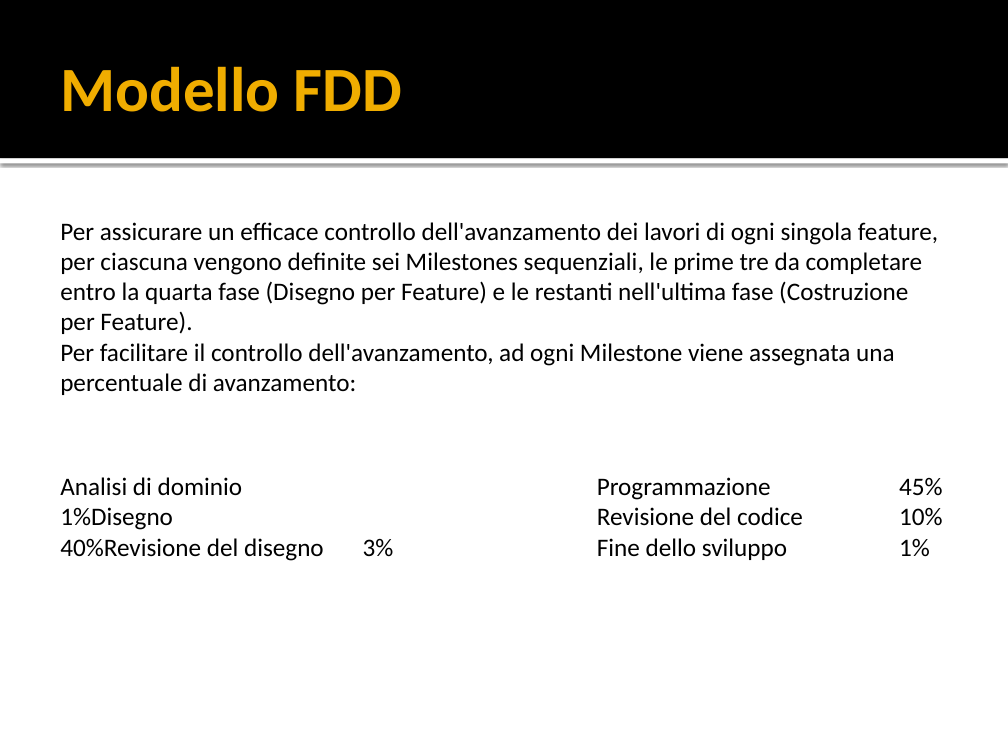
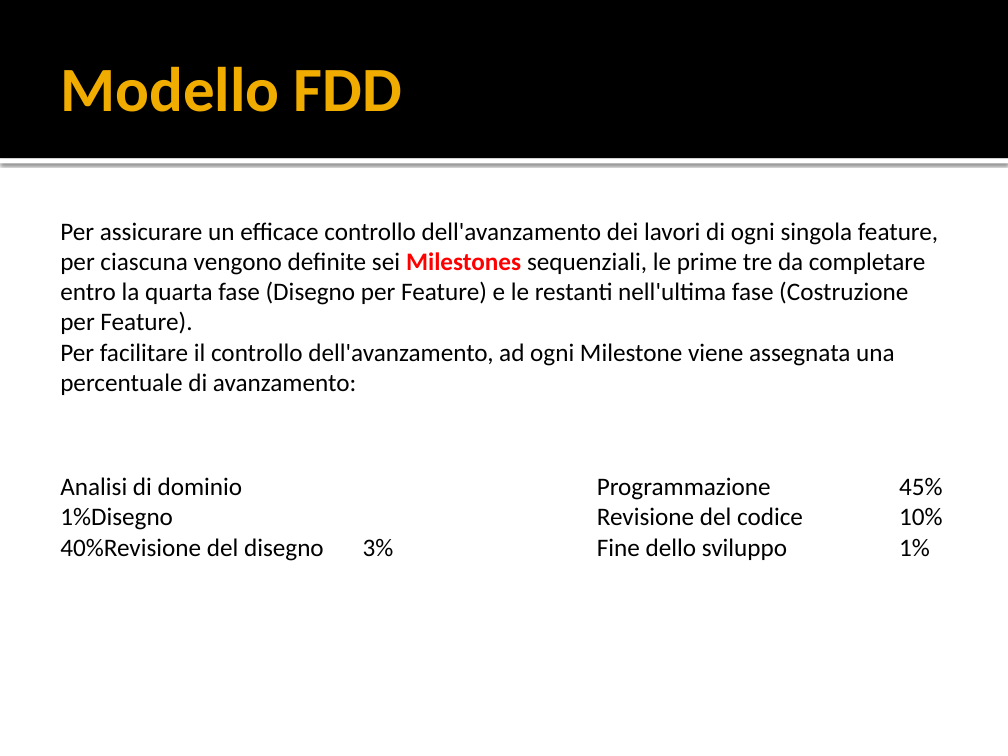
Before and after one commit to yan0z/ISW, a slide deck: slide 24 of Quesito 6 Team/Presentation1.pptx. Drawn at 1008x756 pixels with LibreOffice and Linux fonts; fonts in the diff are those of the drawing. Boxes give left, top, right and bottom in pixels: in the first picture for what was removed or moved away, otherwise in the second. Text is boxed around its words. In the diff, an @@ line names an element or a change of style, - is before the commit and + after.

```diff
--- a/Quesito 6 Team/Presentation1.pptx
+++ b/Quesito 6 Team/Presentation1.pptx
@@ text at <box>60,222,938,334</box>: text colour #000000 to #FF0000, bold on in "Milestones" @@
```
Also in this commit, not shown: 2 other slides changed, 2 other files.
